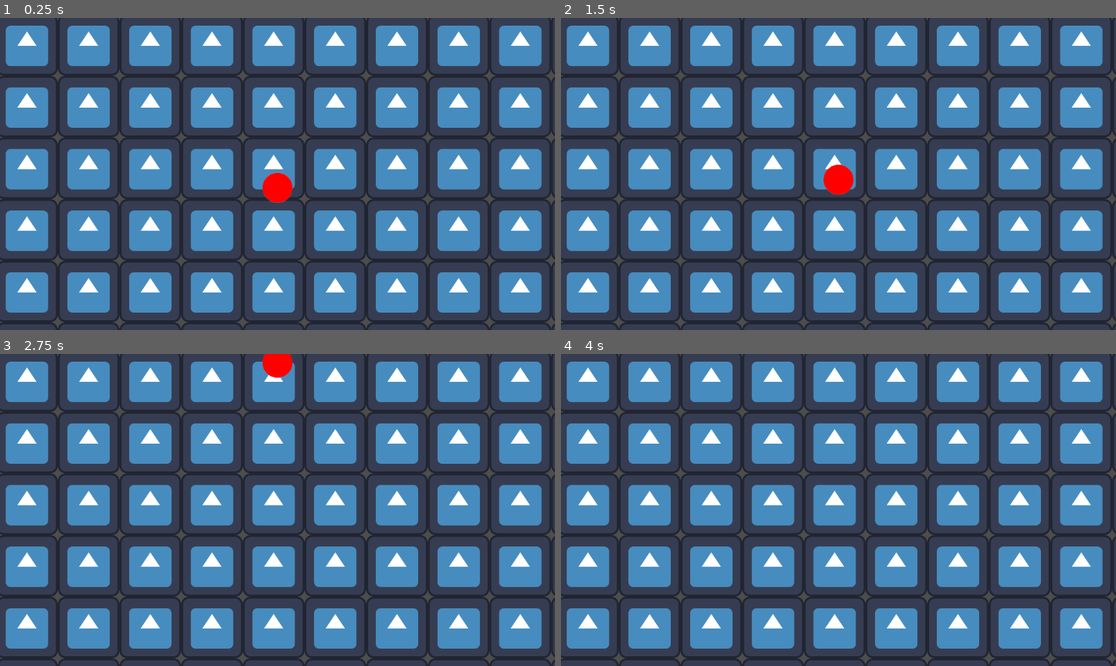
Above: before the commit, frames 1-4 (two rows, left to right).
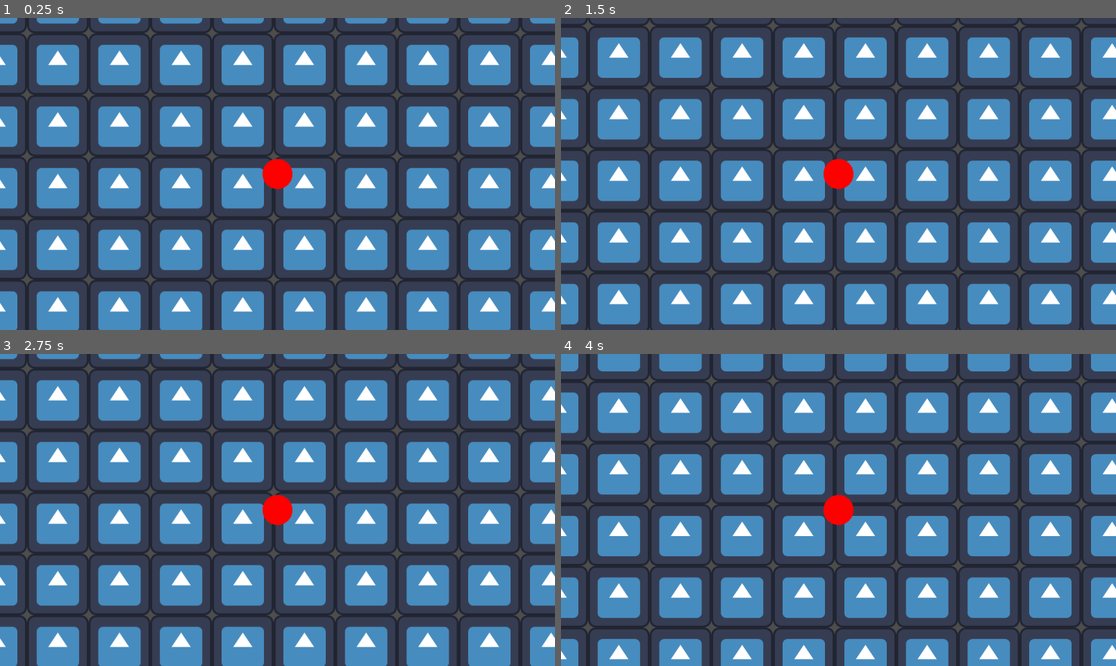
Above: after the commit, the same moments.

Repository: SpaceMonkeyy86/new-scene-game-jam-2025
Game: Godot game, scene res://scene_1.tscn
Two runs of this game, one before a commit and one after it. Both use one fixed random seed, a clock stepped at 60 frames per second and the inputs below. The engine's default icon, where the game draws it, is replaced by a stand-in: a white triangle on a blue panel in a dark square.
Inputs (mouse positions are in pixels of both pictures, inside the frame that each line leads up to):
- Up to frame 1 (0.25 s): no input
- Up to frame 2 (1.5 s): move the mouse to (960, 158) at 0.52 s; click (960, 158) at 0.6 s; move the mouse to (727, 189) at 1.27 s; click (727, 189) at 1.35 s
- Up to frame 3 (2.75 s): move the mouse to (333, 441) at 2.02 s; click (333, 441) at 2.1 s
- Up to frame 4 (4 s): move the mouse to (810, 572) at 2.77 s; click (810, 572) at 2.85 s; move the mouse to (1005, 556) at 3.52 s; click (1005, 556) at 3.6 s

The runs differ from the first frame. In frame 1, 71% of the frame differs, in the area x 0-100%, y 0-100%; in frame 2, 63%; in frame 3, 71%; in frame 4, 75%.

Commit message:
Add proper launching

Diff:
--- a/CharacterController.gd
+++ b/CharacterController.gd
@@ -1,12 +1,25 @@
 extends RigidBody2D
 
-@export var jump_velocity = 600
-@export var gravity = 1.0
+@export var jump_velocity: float = 3
+@export var gravity: float = 1.0
+@export var camera_panning: float = 0.3
+@export var camera_reset_speed: float = 20
+
+var click_position = null
 
 func _process(_delta):
+	var mouse_pos: Vector2 = get_viewport().get_mouse_position()
+
+	if click_position:
+		$Camera2D.offset = (mouse_pos - click_position) * camera_panning
+	else:
+		$Camera2D.offset = $Camera2D.offset.move_toward(Vector2.ZERO, camera_reset_speed)
+
 	if Input.is_action_just_pressed("click"):
 		linear_velocity = Vector2.ZERO
 		gravity_scale = 0
-	elif Input.is_action_just_released("click"):
-		linear_velocity = Vector2.UP * jump_velocity
+		click_position = mouse_pos
+	elif Input.is_action_just_released("click") and click_position:
+		linear_velocity = -(mouse_pos - click_position) * jump_velocity
 		gravity_scale = gravity
+		click_position = null
--- a/scene_1.tscn
+++ b/scene_1.tscn
@@ -29,13 +29,11 @@
 [node name="CollisionShape2D" type="CollisionShape2D" parent="Character"]
 shape = SubResource("CircleShape2D_3xosi")
 
-[node name="CanvasLayer" type="CanvasLayer" parent="."]
-layer = -1
+[node name="Camera2D" type="Camera2D" parent="Character"]
 
-[node name="Sprite2D" type="Sprite2D" parent="CanvasLayer"]
+[node name="Background" type="Sprite2D" parent="."]
+show_behind_parent = true
 texture_repeat = 2
 texture = ExtResource("2_3xosi")
 region_enabled = true
 region_rect = Rect2(0, 0, 10000, 10000)
-
-[node name="Camera2D" type="Camera2D" parent="."]
